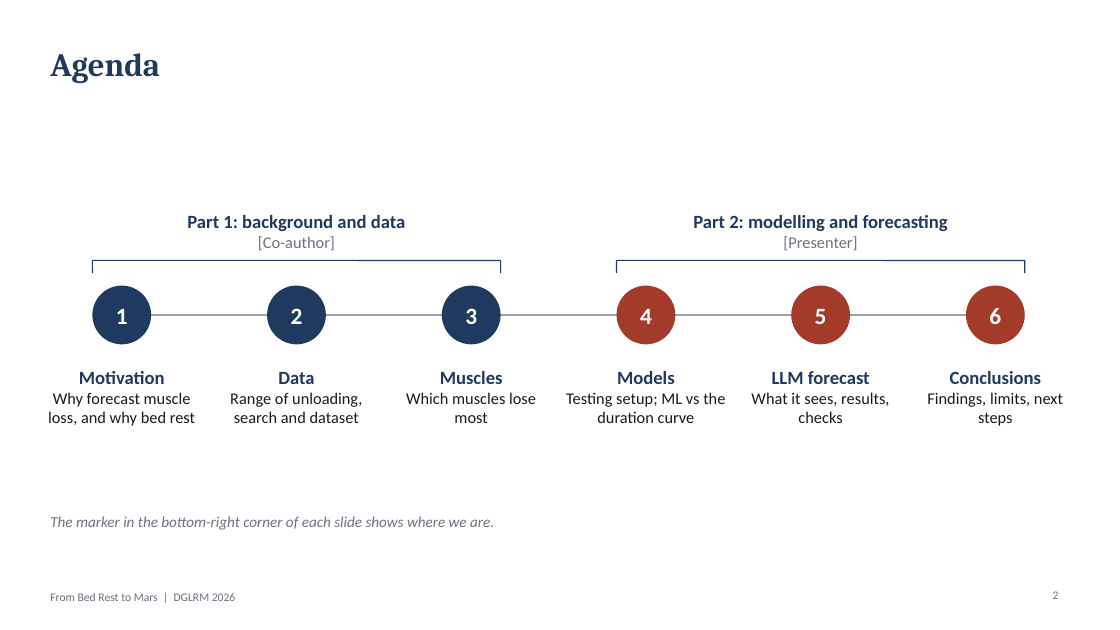
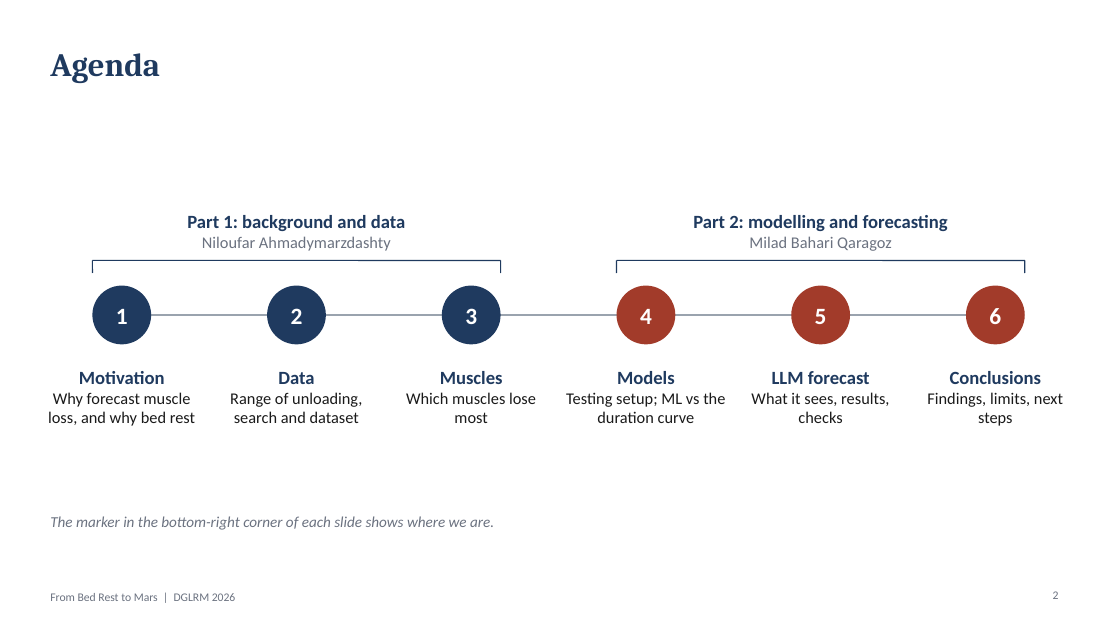
Before and after one commit to MiladBahariQaragoz/BedrestToMars, a slide deck: slide 2 of presentation/bed-rest-to-mars-talk.pptx. Drawn at 1120x630 pixels with LibreOffice and Linux fonts; fonts in the diff are those of the drawing. Boxes give left, top, right and bottom in pixels: in the first picture for what was removed or moved away, otherwise in the second. Text is boxed around its words. In the diff, an @@ line names an element or a change of style, - is before the commit and + after.

```diff
--- a/presentation/bed-rest-to-mars-talk.pptx
+++ b/presentation/bed-rest-to-mars-talk.pptx
@@ text at (202, 236, 391, 251): text changed @@
-[Co-author]
+Niloufar Ahmadymarzdashty
@@ text at (749, 236, 892, 251): text changed @@
-[Presenter]
+Milad Bahari Qaragoz
```
Also in this commit, not shown: 9 other slides changed, 3 other files.
